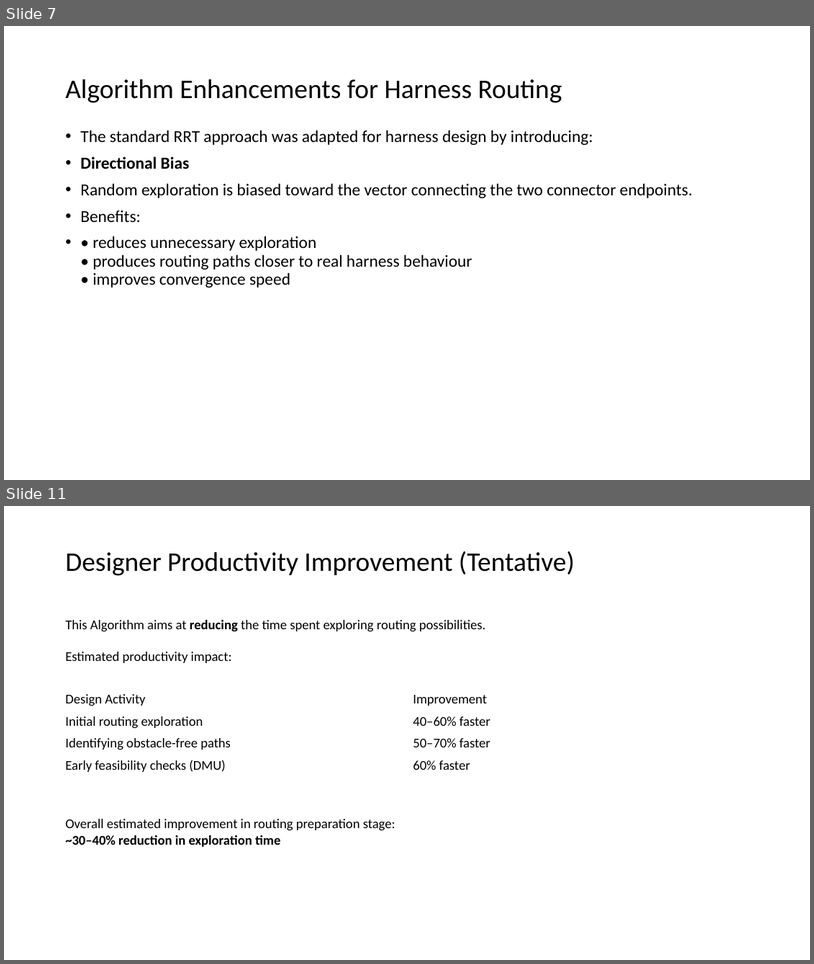
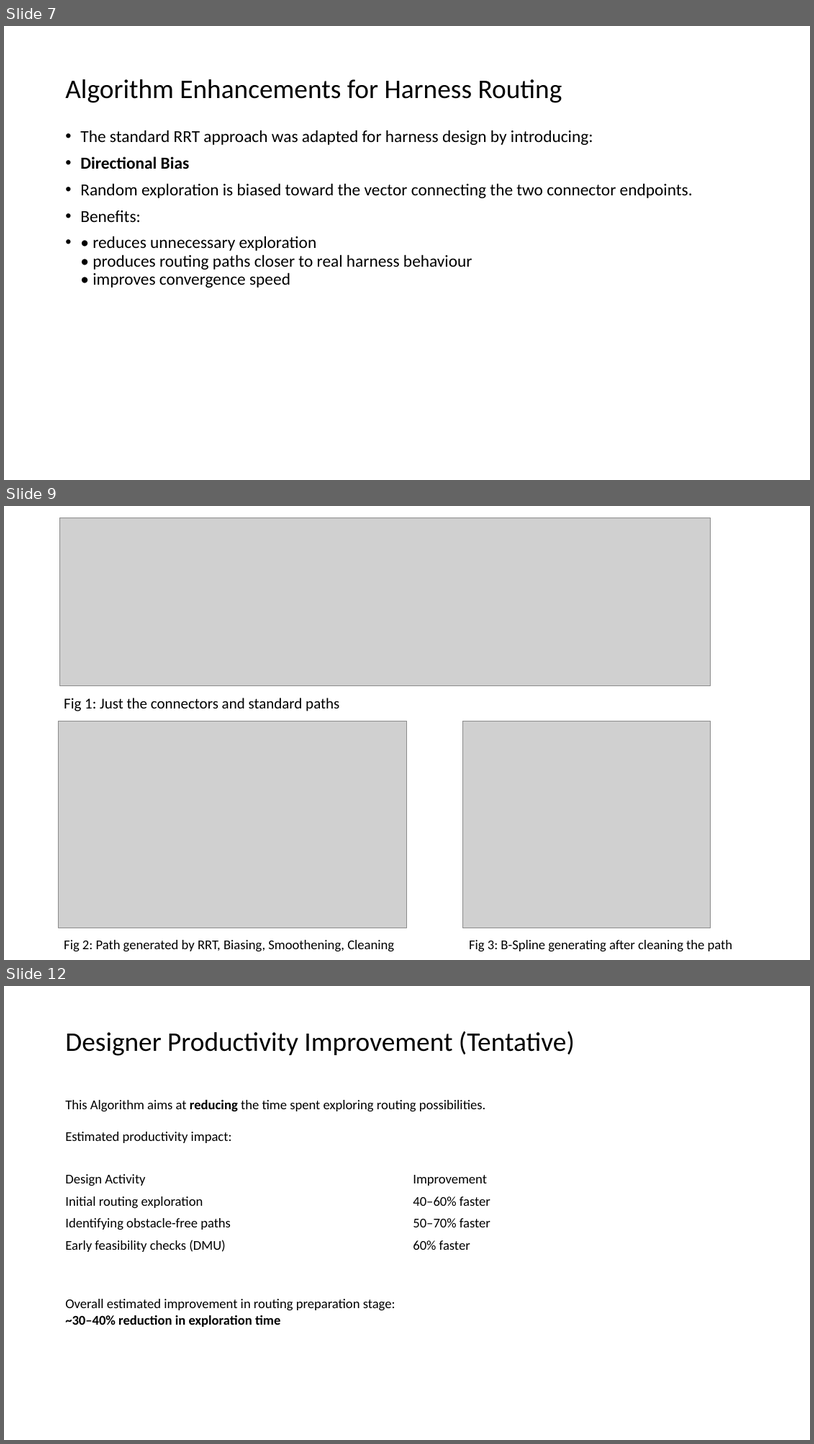
Before and after one commit to SAPTRAY5/Advanced_Harness_Routing_Planner, a slide deck: Advanced Harness Routing Planner.pptx. Shown one above the other, each under a label of ours: slides 7 and 11 before the commit, slides 7, 9 and 12 after it; the slides between them are not shown. The pictures are 814x964 and 814x1444 pixels, drawn with LibreOffice and Linux fonts; fonts in the diff are those of the drawing; grey boxes stand for pictures. Boxes give left, top, right and bottom in pixels: in the first picture for what was removed or moved away, otherwise in the second. Text is boxed around its words. In the diff, an @@ line names an element or a change of style, - is before the commit and + after.

```diff
--- a/Advanced Harness Routing Planner.pptx
+++ b/Advanced Harness Routing Planner.pptx
@@ slide 9 added at <box>4,506,810,960</box>, background #FFFFFF @@
@@ picture added at <box>60,518,711,686</box> @@
@@ text added at <box>64,698,340,711</box>, 18 pt, text #000000 @@
+Fig 1: Just the connectors and standard paths
@@ picture added at <box>58,721,407,928</box> @@
@@ picture added at <box>463,721,711,928</box> @@
@@ text added at <box>64,939,394,952</box>, 16 pt, text #000000 @@
+Fig 2: Path generated by RRT, Biasing, Smoothening, Cleaning
@@ text added at <box>469,939,733,952</box>, 16 pt, text #000000 @@
+Fig 3: B-Spline generating after cleaning the path
@@ what was slide 11 is now slide 12 @@
```
Also in this commit, not shown: 5 slides changed, 3 other files.
